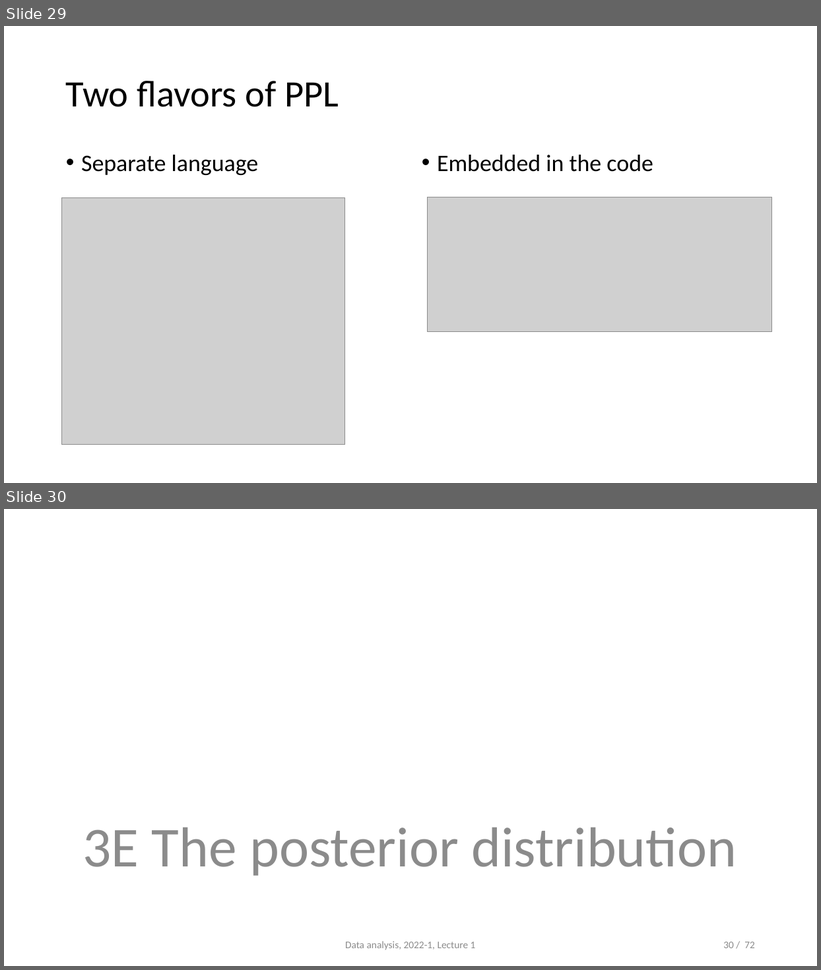
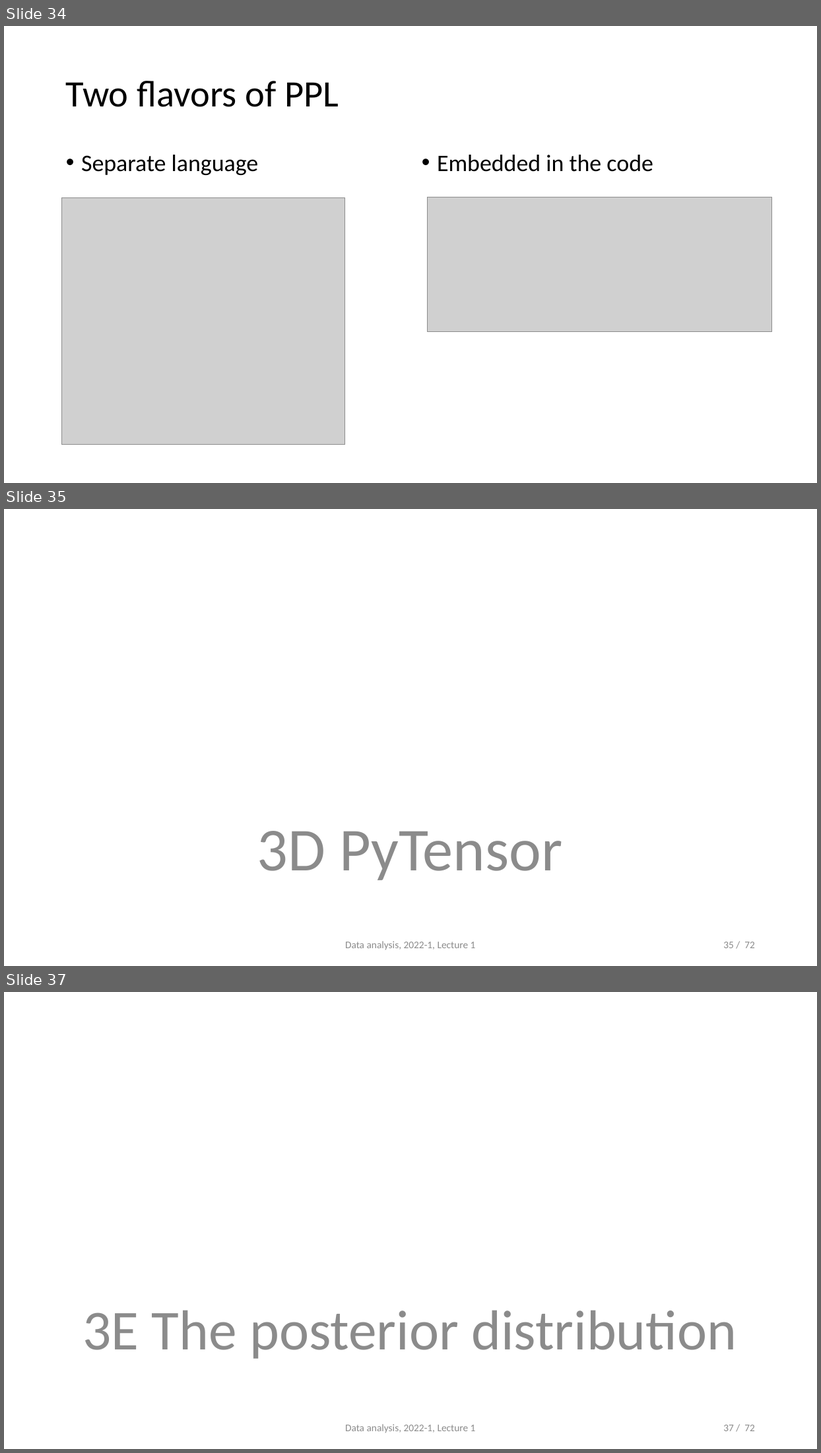
Before and after one commit to opherdonchin/StatisticalComputationAndAnalysis, a slide deck: Lectures/Lecture 3 PyMC and Sampling.pptx. Shown one above the other, each under a label of ours: slides 29 and 30 before the commit, slides 34, 35 and 37 after it; the slides between them are not shown. The pictures are 821x970 and 821x1453 pixels, drawn with LibreOffice and Linux fonts; fonts in the diff are those of the drawing; grey boxes stand for pictures. Boxes give left, top, right and bottom in pixels: in the first picture for what was removed or moved away, otherwise in the second. Text is boxed around its words. In the diff, an @@ line names an element or a change of style, - is before the commit and + after.

```diff
--- a/Lectures/Lecture 3 PyMC and Sampling.pptx
+++ b/Lectures/Lecture 3 PyMC and Sampling.pptx
@@ slide 35 added at (x1=4, y1=509, x2=817, y2=966), background #FFFFFF @@
@@ text added at (x1=257, y1=831, x2=562, y2=881), 72 pt, text #8C8C8C @@
+3D PyTensor
@@ text added at (x1=345, y1=941, x2=476, y2=951), 12 pt, text #8C8C8C @@
+Data analysis, 2022-1, Lecture 1
@@ page number added at (x1=723, y1=942, x2=755, y2=949), 12 pt, text #8C8C8C @@
+35 / 72
@@ what was slide 29 is now slide 34 @@
@@ what was slide 30 is now slide 37 @@
@@ page number at (x1=723, y1=1425, x2=755, y2=1432): text changed @@
-30 / 72
+37 / 72
```
Also in this commit, not shown: 2 slides changed, 6 other slides added, 3 other files.
